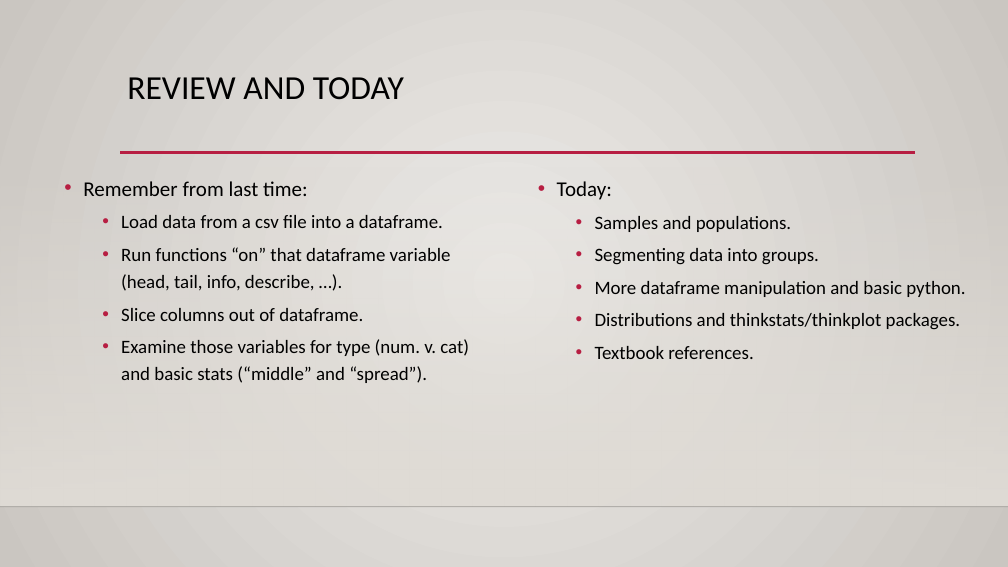
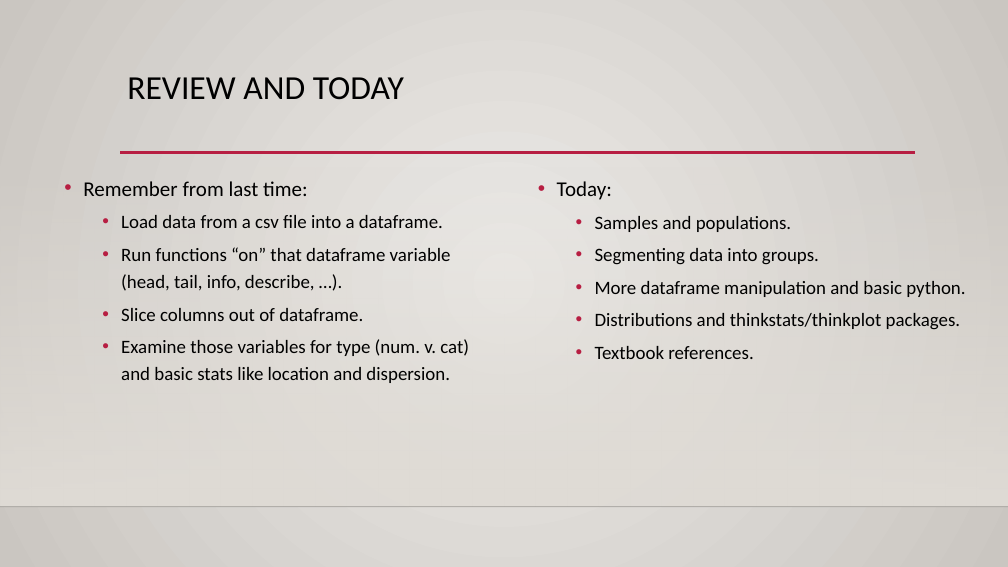
Before and after one commit to SedemSetor/Basic_Stats_in_Python_Student_Repository, a slide deck: slide 1 of reference_material/slides/003_Distribution_Basics.pptx. Drawn at 1008x567 pixels with LibreOffice and Linux fonts; fonts in the diff are those of the drawing; background and template pictures are left out. Boxes give left, top, right and bottom in pixels: in the first picture for what was removed or moved away, otherwise in the second. Text is boxed around its words. In the diff, an @@ line names an element or a change of style, - is before the commit and + after.

```diff
--- a/reference_material/slides/003_Distribution_Basics.pptx
+++ b/reference_material/slides/003_Distribution_Basics.pptx
@@ text at [121,339,469,383]: text changed @@
-  • Examine those variables for type (num. v. cat) and basic stats (“middle” and “spread”).
+  • Examine those variables for type (num. v. cat) and basic stats like location and dispersion.
```
Also in this commit, not shown: 7 other slides changed, 10 slides added, 2 other files.
